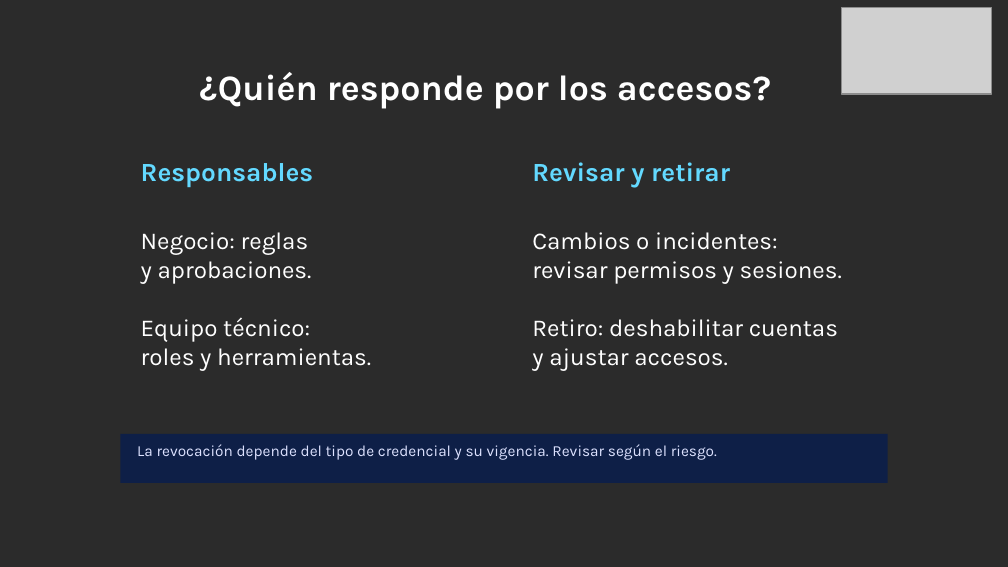
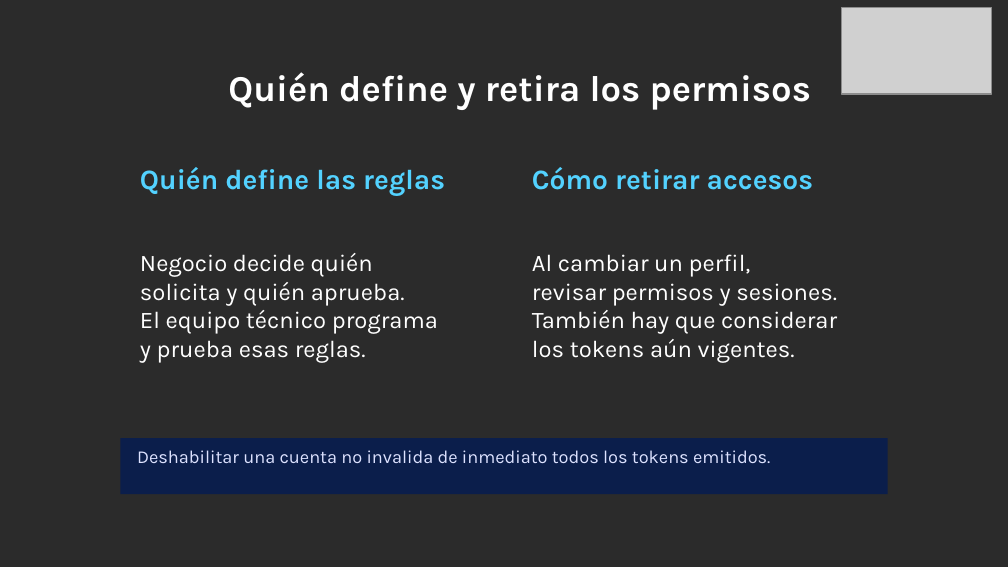
Before and after one commit to dannyfriz/aws-ecommerce-agent-demo, a slide deck: slide 27 of docs/presentaciones/Danny_Friz_SCD_2026_arquitectura_IA.pptx. Drawn at 1008x567 pixels with LibreOffice and Linux fonts; fonts in the diff are those of the drawing; grey boxes stand for pictures; background and template pictures are left out; a plain dark background stands for a picture behind light text. Boxes give left, top, right and bottom in pixels: in the first picture for what was removed or moved away, otherwise in the second. Text is boxed around its words. In the diff, an @@ line names an element or a change of style, - is before the commit and + after.

```diff
--- a/docs/presentaciones/Danny_Friz_SCD_2026_arquitectura_IA.pptx
+++ b/docs/presentaciones/Danny_Friz_SCD_2026_arquitectura_IA.pptx
@@ text at <box>228,72,811,110</box>: text changed; size 25.5 to 26 pt @@
-¿Quién responde por los accesos?
+Quién define y retira los permisos
@@ text added at <box>140,167,445,196</box>, 20 pt, text #53D2FF, bold @@
+Quién define las reglas
@@ text removed at <box>141,163,314,188</box> @@
-Responsables
@@ text at <box>532,167,813,190</box>: text changed; size 18.8 to 20 pt; text colour #63D9FF to #53D2FF @@
-Revisar y retirar
+Cómo retirar accesos
@@ text at <box>140,253,438,363</box>: text changed; size 17.2 to 17 pt @@
-Negocio: reglas
-y aprobaciones.
-Equipo técnico:
-roles y herramientas.
+Negocio decide quién
+solicita y quién aprueba.
+El equipo técnico programa
+y prueba esas reglas.
@@ text at <box>532,254,751,277</box>: text changed; size 17.2 to 17 pt @@
-Cambios o incidentes:
+Al cambiar un perfil,
@@ text "Al cambiar un perfil,": place and size @@
-text "Al cambiar un perfil," at <box>532,232,842,371</box>
+text "Al cambiar un perfil," at <box>532,254,837,363</box>
@@ text at <box>532,283,837,306</box>: size 17.2 to 17 pt in "revisar permisos y sesiones." @@
@@ text at <box>532,310,837,363</box>: text changed; size 17.2 to 17 pt @@
-Retiro: deshabilitar cuentas
-y ajustar accesos.
+También hay que considerar
+los tokens aún vigentes.
@@ rectangle: place and size @@
-rectangle at <box>120,434,887,484</box>
+rectangle at <box>120,438,887,495</box>
@@ rectangle at <box>120,438,887,495</box>: fill #0B1E4B at 90% opacity to #0B1E4B @@
@@ text removed at <box>137,444,717,460</box> @@
-La revocación depende del tipo de credencial y su vigencia. Revisar según el riesgo.
@@ text added at <box>137,450,770,463</box>, 13 pt, text #DDE2FF @@
+Deshabilitar una cuenta no invalida de inmediato todos los tokens emitidos.
```
Also in this commit, not shown: 23 other slides changed, 1 slide added, 1 slide removed, 4 other files.
